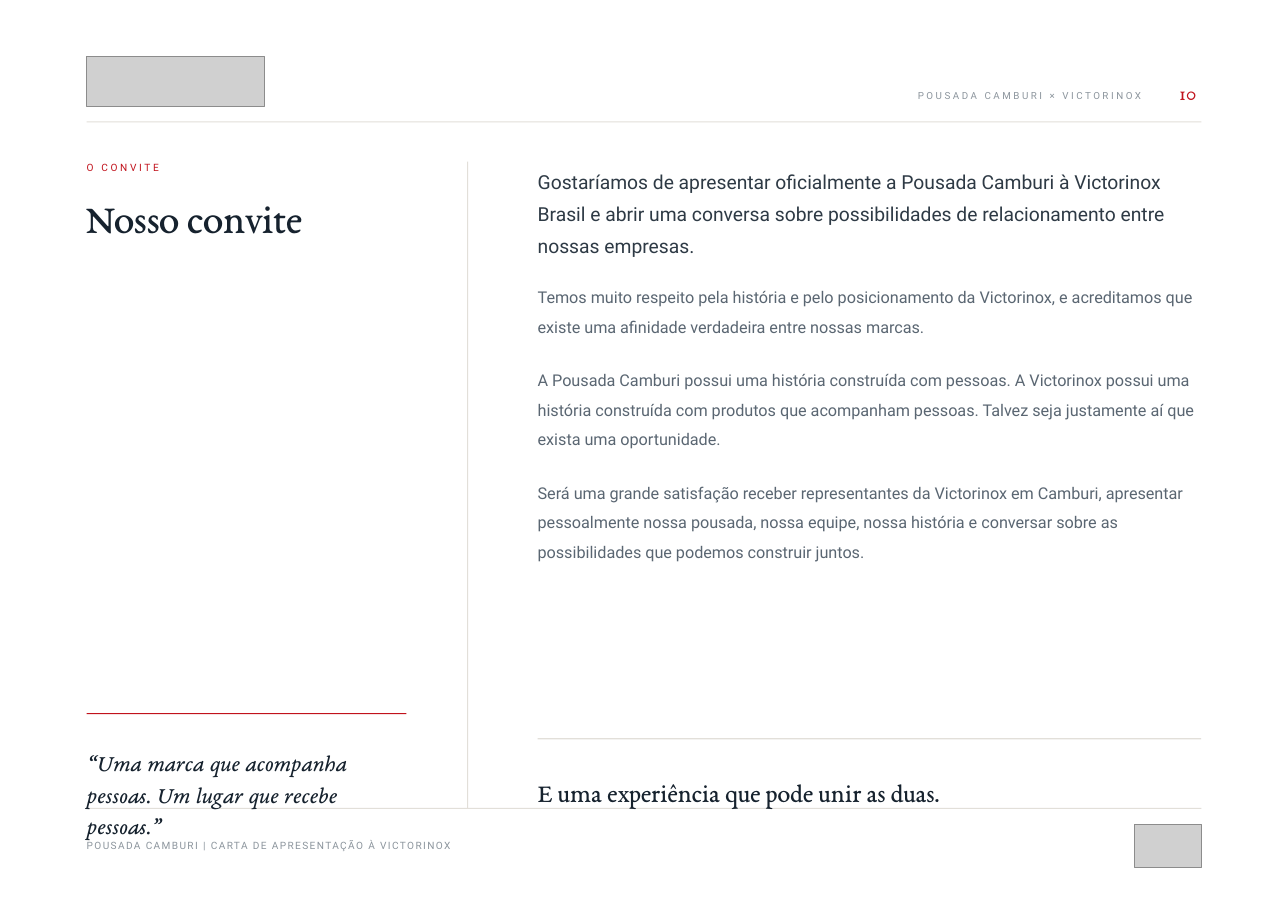
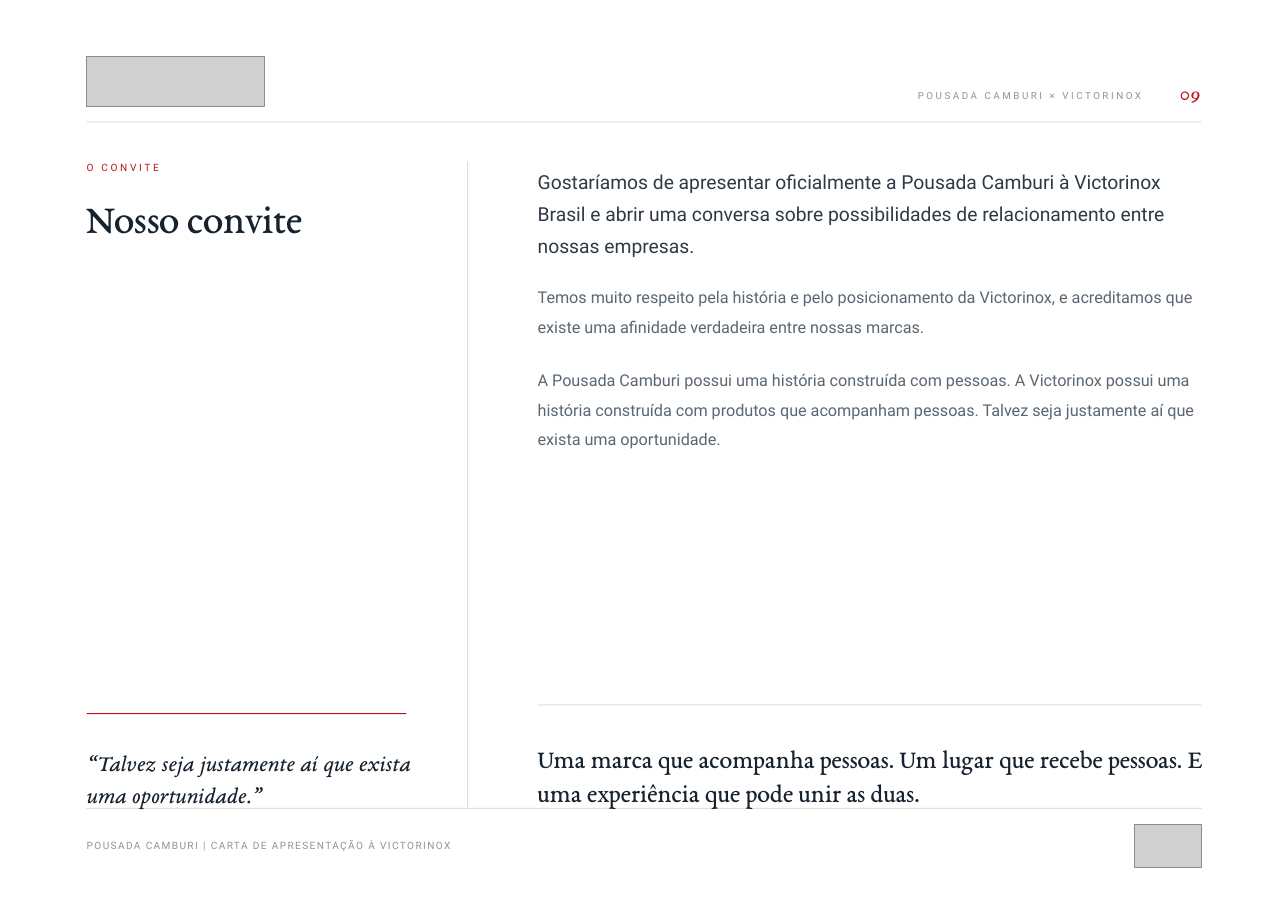
Before and after one commit to AdrianaLuiza/SkillsClaude, a slide deck: slide 9 of apresentacao-victorinox/Carta_Apresentacao_Pousada_Camburi_Victorinox.pptx (slide 10 before the commit). Drawn at 1288x911 pixels with LibreOffice and Linux fonts; fonts in the diff are those of the drawing; grey boxes stand for pictures. Boxes give left, top, right and bottom in pixels: in the first picture for what was removed or moved away, otherwise in the second. Text is boxed around its words. In the diff, an @@ line names an element or a change of style, - is before the commit and + after.

```diff
--- a/apresentacao-victorinox/Carta_Apresentacao_Pousada_Camburi_Victorinox.pptx
+++ b/apresentacao-victorinox/Carta_Apresentacao_Pousada_Camburi_Victorinox.pptx
@@ text at <box>1180,91,1200,103</box>: text changed @@
-10
+09
@@ text removed at <box>538,486,1183,562</box> @@
-Será uma grande satisfação receber representantes da Victorinox em Camburi, apresentar pessoalmente nossa pousada, nossa equipe, nossa história e conversar sobre as possibilidades que podemos construir juntos.
@@ rectangle: place and size @@
-rectangle at <box>538,738,1201,739</box>
+rectangle at <box>538,704,1201,705</box>
@@ text at <box>87,755,411,809</box>: text changed @@
-“Uma marca que acompanha pessoas. Um lugar que recebe pessoas.”
+“Talvez seja justamente aí que exista uma oportunidade.”
@@ text at <box>538,750,1203,809</box>: text changed @@
-E uma experiência que pode unir as duas.
+Uma marca que acompanha pessoas. Um lugar que recebe pessoas. E uma experiência que pode unir as duas.
```
Also in this commit, not shown: 6 other slides changed, 1 slide removed, 4 other files.
